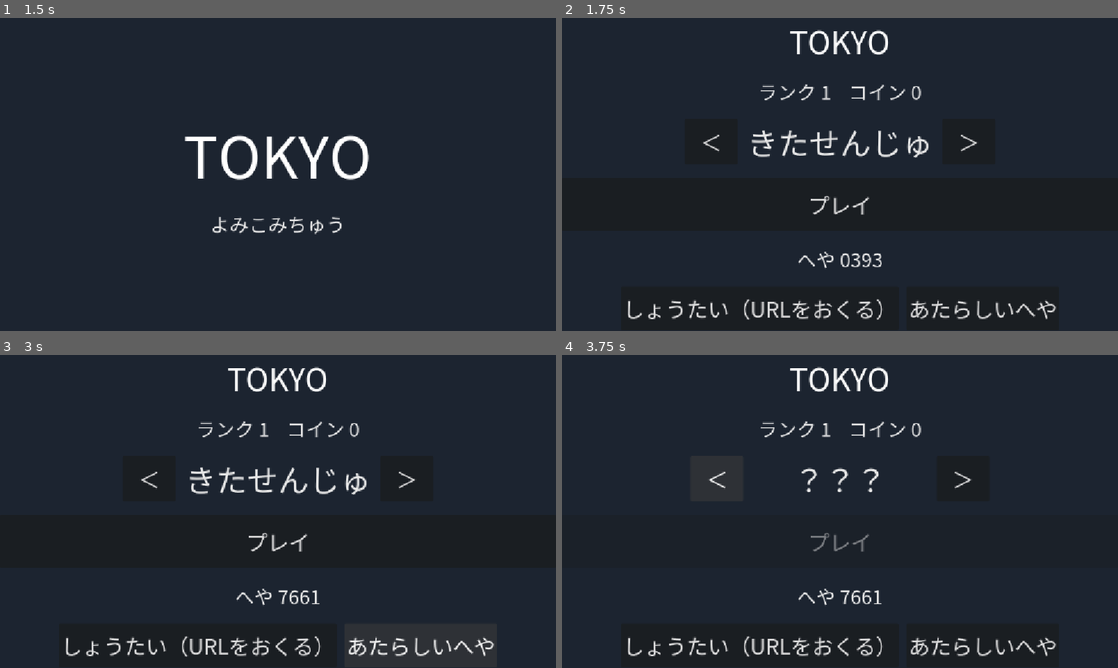
Above: before the commit, frames 1-4 (two rows, left to right).
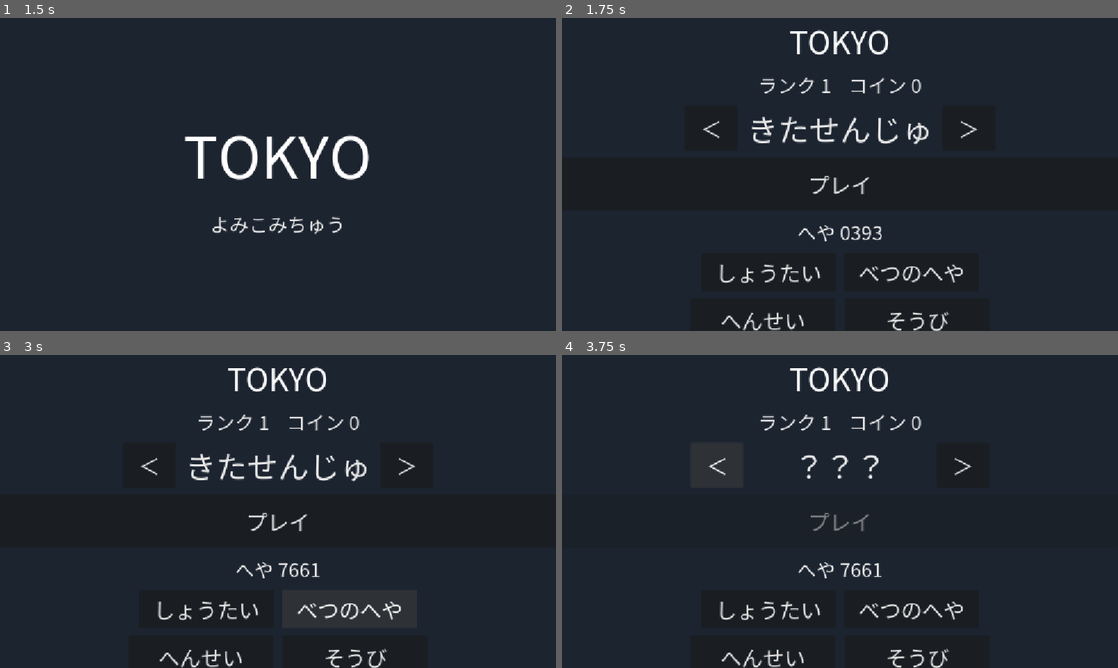
Above: after the commit, the same moments.

Repository: koyoy1016-gif/bigbusters-godot
Game: Godot game, scene res://scenes/game_flow.tscn
The game is run twice, just before and just after one commit, with the same random seed, the same clock (stepped at 60 frames per second) and the same inputs. This scene is started directly instead of the project's main scene.
Inputs (mouse positions are in pixels of both pictures, inside the frame that each line leads up to):
- Up to frame 1 (1.5 s): tap Enter at 0.5 s; move the mouse to (400, 158) at 0.52 s; tap 1 at 0.6 s; click (400, 158) at 0.67 s; tap Space at 1.25 s; drag from (166, 190) to (250, 237) at 1.27 s
- Up to frame 2 (1.75 s): no input
- Up to frame 3 (3 s): click "しょうたい（URLをおくる）" (after the commit: "しょうたい") at 2 s; click "あたらしいへや" (after the commit: "べつのへや") at 2.75 s
- Up to frame 4 (3.75 s): click "＜" at 3.5 s

Frame 1 is identical in both runs. In frame 2, 5.1% of the frame differs, in the area x 11-89%, y 18-100%; in frame 3, 5.2%; in frame 4, 4.1%.

Commit message:
ロビーのはみ出し修正／あとから来た人は戦いに入らずロビーで合流／再戦は全員が出た戦いだけ
Co-Authored-By: Claude Sonnet 5.5 <noreply@anthropic.com>
Claude-Session: https://claude.ai/code/session_01U5QjkxQPQVJ9bA9eQTVgJt

Diff:
--- a/data/game_flow.json
+++ b/data/game_flow.json
@@ -47,8 +47,8 @@
   "reward_lose_coins": 10,
   "rematch_label": "さいせん",
   "room_label": "へや",
-  "invite_label": "しょうたい（URLをおくる）",
-  "new_room_label": "あたらしいへや",
+  "invite_label": "しょうたい",
+  "new_room_label": "べつのへや",
   "room_from_url_note": "しょうたいされた へや",
   "invite_offline_note": "ブラウザでだけ使えます",
   "share_labels": {"title": "このURLを、いっしょにあそぶ人におくってね", "message": "BIGバスターズでいっしょにあそぼう！", "line": "LINEでおくる", "share": "おくる", "copy": "コピー", "copied": "コピーした", "close": "とじる"},
@@ -56,7 +56,7 @@
   "rematch_resend_sec": 3.0,
   "rematch_timeout_sec": 45.0,
   "room_poll_sec": 0.3,
-  "autojoin_max_age_sec": 600.0,
+  "party_gathered_text": "なかまが へやに きたよ！ ロビーで あつまろう",
   "room_members_prefix": "いま",
   "room_members_suffix": "人",
   "lobby_label": "ロビー",
@@ -69,6 +69,7 @@
   "heading_font_size": 64,
   "text_font_size": 40,
   "button_font_size": 44,
+  "lobby_separation": 14,
   "button_min_size": [420, 110],
   "small_button_min_size": [300, 90]
 }
--- a/data/prototype_stick.json
+++ b/data/prototype_stick.json
@@ -171,7 +171,7 @@
   ],
   "charge_color": "#ff9a20",
   "build_label": "版",
-  "build_id": "30",
+  "build_id": "31",
   "camera_follow": 0.5,
   "camera_follow_per_sec": 6.0,
   "marker_size": 0.35,
--- a/scripts/flow/game_flow.gd
+++ b/scripts/flow/game_flow.gd
@@ -55,12 +55,12 @@
 ## ロビーから入っている部屋（戦いを出入りしても、部屋は続く）
 var bridge: RefCounted = null
 var room_state: Dictionary = {}
-var stale_round := 0.0
-var stale_pending := false
 var room_poll_timer := 0.0
 var post_time := 0.0
 var clock_ms: Callable = func() -> float: return Time.get_unix_time_from_system() * 1000.0
 var js_eval: Callable = func(text: String) -> Variant: return JavaScriptBridge.eval(text, true)
+var rematch_button_reward: Button
+var rematch_button_next: Button
 var rematch_wait_reward: Label
 var rematch_wait_next: Label
 var my_rematch_vote := false
@@ -131,7 +131,7 @@
 
 
 ## 画面いっぱいの背景と、真ん中に縦に並べる入れ物を作る
-func _make_panel(panel_name: String) -> VBoxContainer:
+func _make_panel(panel_name: String, separation: int = 28) -> VBoxContainer:
 	var root := Control.new()
 	root.name = panel_name
 	root.set_anchors_preset(Control.PRESET_FULL_RECT)
@@ -142,7 +142,7 @@
 	var box := VBoxContainer.new()
 	box.set_anchors_preset(Control.PRESET_FULL_RECT)
 	box.alignment = BoxContainer.ALIGNMENT_CENTER
-	box.add_theme_constant_override("separation", 28)
+	box.add_theme_constant_override("separation", separation)
 	root.add_child(box)
 	layer.add_child(root)
 	panels[panel_name] = root
@@ -163,7 +163,7 @@
 	t.add_child(_make_label(str(config["title_loading"]), text_size, text_color))
 
 	# ロビー
-	var l := _make_panel(Logic.LOBBY)
+	var l := _make_panel(Logic.LOBBY, int(config["lobby_separation"]))
 	l.add_child(_make_label(str(config["title_text"]), heading, Color(str(config["title_color"]))))
 	lobby_info = _make_label("", text_size, text_color)
 	l.add_child(lobby_info)
@@ -183,8 +183,8 @@
 	var room_row := HBoxContainer.new()
 	room_row.alignment = BoxContainer.ALIGNMENT_CENTER
 	room_row.add_theme_constant_override("separation", 16)
-	room_row.add_child(_make_button(str(config["invite_label"]), small, invite))
-	room_row.add_child(_make_button(str(config["new_room_label"]), small, new_room))
+	room_row.add_child(_make_button(str(config["invite_label"]), [280, 80], invite))
+	room_row.add_child(_make_button(str(config["new_room_label"]), [280, 80], new_room))
 	l.add_child(room_row)
 	var grid := GridContainer.new()
 	grid.columns = 2
@@ -247,7 +247,8 @@
 	r.add_child(_make_label(str(config["reward_title"]), heading, Color(str(config["title_color"]))))
 	reward_label = _make_label("", heading, Color(1.0, 0.85, 0.4))
 	r.add_child(reward_label)
-	r.add_child(_make_button(str(config["rematch_label"]), big, func(): event("rematch")))
+	rematch_button_reward = _make_button(str(config["rematch_label"]), big, func(): event("rematch"))
+	r.add_child(rematch_button_reward)
 	rematch_wait_reward = _make_label("", 28, Color(1.0, 0.85, 0.4))
 	r.add_child(rematch_wait_reward)
 	r.add_child(_make_button(str(config["next_label"]), big, func(): event("next")))
@@ -255,7 +256,8 @@
 
 	# つぎへ（さいせん／ロビー）
 	var n := _make_panel(Logic.NEXT)
-	n.add_child(_make_button(str(config["rematch_label"]), big, func(): event("rematch")))
+	rematch_button_next = _make_button(str(config["rematch_label"]), big, func(): event("rematch"))
+	n.add_child(rematch_button_next)
 	rematch_wait_next = _make_label("", 28, Color(1.0, 0.85, 0.4))
 	n.add_child(rematch_wait_next)
 	n.add_child(_make_button(str(config["lobby_label"]), big, func(): event("lobby")))
@@ -267,10 +269,9 @@
 		_capture_result()
 	if new_state == Logic.REWARD:
 		post_time = 0.0
-	if new_state in [Logic.LOBBY, Logic.FORMATION, Logic.TITLE] and battle != null and is_instance_valid(battle) and battle.net_active:
-		if not battle.net_state.is_empty():
-			room_state = battle.net_state
-		stale_round = float(room_state.get("round", 0.0))
+		if rematch_button_reward != null:
+			rematch_button_reward.visible = true
+			rematch_button_next.visible = true
 	state = new_state
 	state_time = 0.0
 	for key in panels:
@@ -417,6 +418,16 @@
 		goto(Logic.LOBBY)
 		return
 	var text := ""
+	# この戦いに出ていない人が部屋にいたら、「さいせん」は使えない（ロビーで合流してから、いっしょに戦う）
+	var idle: Array = battle.idle_members()
+	var can_rematch := idle.is_empty()
+	rematch_button_reward.visible = can_rematch
+	rematch_button_next.visible = can_rematch
+	if not can_rematch:
+		text = str(config["party_gathered_text"])
+		rematch_wait_reward.text = text
+		rematch_wait_next.text = text
+		return
 	if state != Logic.HIGHLIGHT:
 		post_time += delta
 		if post_time >= float(config["rematch_timeout_sec"]):
@@ -443,8 +454,6 @@
 		bridge.js_eval = js_eval
 	var config_json := JSON.stringify(CheckScreen.extract_firebase_config(CheckScreen.load_json(FIREBASE_CONFIG_PATH)))
 	room_state = {}
-	stale_round = 0.0
-	stale_pending = true
 	bridge.join(config_json, room_code, digits)
 
 
@@ -471,16 +480,8 @@
 		var st: Dictionary = bridge.read_state()
 		if not st.is_empty():
 			room_state = st
-	if stale_pending and str(room_state.get("status", "")) == "in_room":
-		stale_round = float(room_state.get("round", 0.0))
-		stale_pending = false
 	if state == Logic.LOBBY:
 		_refresh_room_label()
-		# 仲間が戦いを始めたら、いっしょに戦いに入る（部屋で落ち合う）
-		var r := float(room_state.get("round", 0.0))
-		var age_ms := float(clock_ms.call()) + float(room_state.get("offset", 0.0)) - r
-		if not stale_pending and r > 0.0 and r != stale_round and age_ms <= float(config["autojoin_max_age_sec"]) * 1000.0 and age_ms >= -10000.0:
-			goto(Logic.BATTLE)
 
 
 func _refresh_room_label() -> void:
@@ -535,8 +536,12 @@
 	battle.selected_character = selected_character
 	battle.forced_room_code = room_code
 	if bridge != null:
+		# 入った時点で部屋にあった戦いは、始めない（戦いの最中の人の試合に、あとから入らない）
+		var latest: Dictionary = bridge.read_state()
+		if not latest.is_empty():
+			room_state = latest
 		battle.shared_bridge = bridge
-		battle.ignore_round = float(room_state.get("round", 0.0)) if stale_pending else stale_round
+		battle.ignore_round = float(room_state.get("round", 0.0))
 	battle.round_ended.connect(_on_round_ended)
 	battle.round_started.connect(_on_round_started)
 	add_child(battle)
--- a/scripts/prototype/stick_prototype.gd
+++ b/scripts/prototype/stick_prototype.gd
@@ -404,6 +404,19 @@
 		var state := bridge.read_state()
 		if not state.is_empty():
 			apply_net_state(state)
+
+
+## 部屋にいるのに、この戦いに出ていない人（あとから入ってきた人）。戦いに出た人は、開始のとき体力を部屋に書いている
+func idle_members() -> Array:
+	var out: Array = []
+	if not net_active:
+		return out
+	var me := str(net_state.get("slot", ""))
+	var joined := BossSync.others_hp(net_state.get("hp", {}), me, net_state.get("members", []), round_start_ms)
+	for slot in net_state.get("members", []):
+		if str(slot) != me and not joined.has(str(slot)):
+			out.append(str(slot))
+	return out
 
 
 ## 「さいせん」「ロビー」の投票を送る。いまの戦いの開始時刻といっしょに書く
--- a/tests/test_party.gd
+++ b/tests/test_party.gd
@@ -1,6 +1,7 @@
 extends SceneTree
 ## 実行: godot --headless --path . --script res://tests/test_party.gd
-## ロビーから部屋に入り、戦いを出入りしても部屋が続くこと、ロビー・時間切れで全員ロビーに戻ることを確かめる。
+## ロビーから部屋に入り、戦いを出入りしても部屋が続くこと、あとから来た人は戦いに入れないこと、
+## ロビー・時間切れで全員ロビーに戻ることを確かめる。
 
 const SCENE := "res://scenes/game_flow.tscn"
 var failures := 0
@@ -34,7 +35,7 @@
 
 
 func _initialize() -> void:
-	state = {"status": "in_room", "slot": "p1", "members": ["p1", "p2"], "round": 1000.0, "offset": 0.0, "votes": {}, "positions": {}, "hits": {}, "hp": {}, "chars": {}}
+	state = {"status": "in_room", "slot": "p1", "members": ["p1"], "round": 1000.0, "offset": 0.0, "votes": {}, "positions": {}, "hits": {}, "hp": {}, "chars": {}}
 	var flow: Node = (load(SCENE) as PackedScene).instantiate()
 	flow.js_eval = _fake
 	flow.clock_ms = func() -> float: return 2000.0
@@ -45,55 +46,70 @@
 		flow.init_room()
 		flow.join_room()
 	check(flow.room_code == "4321" and flow.bridge != null, "ロビーの時点で、部屋に入る")
-	check(sent.any(func(c): return str(c).begins_with("window.bbFirebase.joinRoom(") and str(c).contains("\"4321\"")), "入室の呼び出し")
 	flow.goto("lobby")
 	flow._process(1.0)
-	check(flow.room_label.text.contains("4321") and flow.room_label.text.contains("2"), "ロビーに、部屋の人数が出る")
-	check(is_equal_approx(flow.stale_round, 1000.0) and flow.state == "lobby", "部屋に前からあった戦いの時刻は、新しい戦いとして扱わない")
-	# 戦いに入っても、部屋は同じ橋渡し
+	check(flow.room_label.text.contains("4321") and flow.room_label.text.contains("1"), "ロビーに、部屋の人数が出る")
+	# 1人目は、待っている間に試合ができる
 	flow.goto("battle")
 	var b: Node = _ready_battle(flow)
 	check(b.shared_bridge == flow.bridge and b.net_active and is_equal_approx(b.known_round, 1000.0), "戦いは、ロビーの部屋をそのまま使い、前の戦いは始めない")
 	b.won = true
-	b.round_start_ms = 1000.0
+	b.round_start_ms = 2000.0
+	b.net_state = state.duplicate(true)
+	b.net_state["round"] = 2000.0
+	# 戦いの途中で、2人目が部屋に入ってきた（戦いには出ていない）
+	state["members"] = ["p1", "p2"]
+	state["round"] = 2000.0
+	b.net_state["members"] = ["p1", "p2"]
+	check(b.idle_members() == ["p2"], "あとから来た人（戦いに出ていない）が分かる")
 	sent.clear()
 	flow.goto("highlight")
 	flow.goto("reward")
-	flow.goto("next")
-	flow.goto("lobby")
-	check(flow.battle == null and not sent.any(func(c): return str(c).contains("leaveRoom")), "ロビーに戻っても、部屋からは出ない")
-	check(is_equal_approx(flow.stale_round, 1000.0), "ロビーに戻った時点の戦いの時刻を覚える")
-	# 仲間が新しい戦いを始めたら、ロビーにいる人もいっしょに戦いに入る
-	state["round"] = 1900.0
+	flow._process(0.1)
+	check(not flow.rematch_button_reward.visible and not flow.rematch_button_next.visible, "あとから来た人がいたら、「さいせん」のボタンは消える")
+	check(flow.rematch_wait_reward.text == str(flow.config["party_gathered_text"]), "「ロビーで あつまろう」と出る")
+	flow._process(float(flow.config["rematch_timeout_sec"]) + 5.0)
+	check(flow.state == "reward", "あとから来た人がいる間は、時間切れでも勝手に動かない")
+	flow.event("lobby")
+	check(flow.state == "lobby" and flow.battle == null and not sent.any(func(c): return str(c).contains("leaveRoom")), "「ロビー」で戻る。部屋からは出ない")
+	check(sent.any(func(c): return str(c).contains("sendVote(\"lobby\"")), "ロビーの投票を送る（ほかの人もロビーへ）")
+	# ロビーにいる間に、仲間が戦いを始めても、いっしょには入らない
+	state["round"] = 3000.0
 	flow._process(1.0)
-	check(flow.state == "battle" and flow.battle != null, "仲間が戦いを始めると、ロビーの人も戦いに入る")
-	_ready_battle(flow)
-	check(is_equal_approx(flow.battle.known_round, 1000.0), "（入った戦いは、その新しい時刻から始まる）")
-	flow.battle.net_state = state
-	# 1人が「ロビー」→ 全員ロビー
-	var b2: Node = flow.battle
+	check(flow.state == "lobby", "戦いの最中の人の試合に、あとから入らない")
+	# ロビーで合流して、いっしょに戦う：入った時点の戦いは始めない。つぎの開始から、2人で
+	flow.goto("battle")
+	var b2: Node = _ready_battle(flow)
+	check(is_equal_approx(b2.known_round, 3000.0), "入った時点の戦いは始めない")
 	b2.won = true
-	b2.round_start_ms = 1900.0
+	b2.round_start_ms = 4000.0
+	b2.net_state = state.duplicate(true)
+	b2.net_state["round"] = 4000.0
+	b2.net_state["hp"] = {"p2": {"hp": 50.0, "round": 4000.0}}
+	check(b2.idle_members().is_empty(), "2人とも戦いに出ていれば、あとから来た人はいない")
 	flow.goto("highlight")
 	flow.goto("reward")
-	state["votes"] = {"p2": {"v": "lobby", "round": 1900.0}}
-	b2.net_state = state
+	flow._process(0.1)
+	check(flow.rematch_button_reward.visible, "2人とも出ていれば、「さいせん」が使える")
+	# 1人が「ロビー」→ 全員ロビー
+	b2.net_state["votes"] = {"p2": {"v": "lobby", "round": 4000.0}}
 	flow._process(0.1)
 	check(flow.state == "lobby", "1人が「ロビー」を押すと、全員ロビーに戻る")
 	# 時間切れ：そろわなければ、全員ロビー
 	flow.goto("battle")
 	var b3: Node = _ready_battle(flow)
 	b3.won = true
-	b3.round_start_ms = 1900.0
-	b3.net_state = state
-	state["votes"] = {"p1": {"v": "rematch", "round": 1900.0}}
+	b3.round_start_ms = 5000.0
+	b3.net_state = state.duplicate(true)
+	b3.net_state["hp"] = {"p2": {"hp": 50.0, "round": 5000.0}}
+	b3.net_state["votes"] = {"p1": {"v": "rematch", "round": 5000.0}}
 	flow.goto("highlight")
 	flow.goto("reward")
 	sent.clear()
 	flow._process(float(flow.config["rematch_timeout_sec"]) + 1.0)
-	check(flow.state == "lobby" and sent.any(func(c): return str(c).contains("sendVote(\"lobby\"")), "時間内にそろわなければ、全員ロビー（ロビーの投票も送る）")
+	check(flow.state == "lobby" and sent.any(func(c): return str(c).contains("sendVote(\"lobby\"")), "時間内にそろわなければ、全員ロビー")
 	flow.new_room()
-	check(sent.any(func(c): return str(c).contains("leaveRoom")) and flow.stale_pending, "「あたらしいへや」だけは、前の部屋を出て、入り直す")
+	check(sent.any(func(c): return str(c).contains("leaveRoom")), "「べつのへや」だけは、前の部屋を出て、入り直す")
 	root.remove_child(flow)
 	print("失敗: ", failures)
 	quit(1 if failures > 0 else 0)
--- a/tests/test_rematch.gd
+++ b/tests/test_rematch.gd
@@ -39,7 +39,7 @@
 	b.round_start_ms = 1000.0
 	b.won = true
 	b.known_round = 1000.0
-	b.net_state = {"slot": "p1", "members": ["p1", "p2"], "votes": {}, "round": 1000.0}
+	b.net_state = {"slot": "p1", "members": ["p1", "p2"], "votes": {}, "round": 1000.0, "hp": {"p2": {"hp": 100.0, "round": 1000.0}}}
 	flow.goto("highlight")
 	check(flow.battle == b and b.dormant, "通信中は、ハイライトの間も、戦いを部屋に残して休止する")
 	check(not (b.get_node("UI") as CanvasLayer).visible, "休止中は戦いの画面を隠す")
Not shown, changed: NOTES.md
